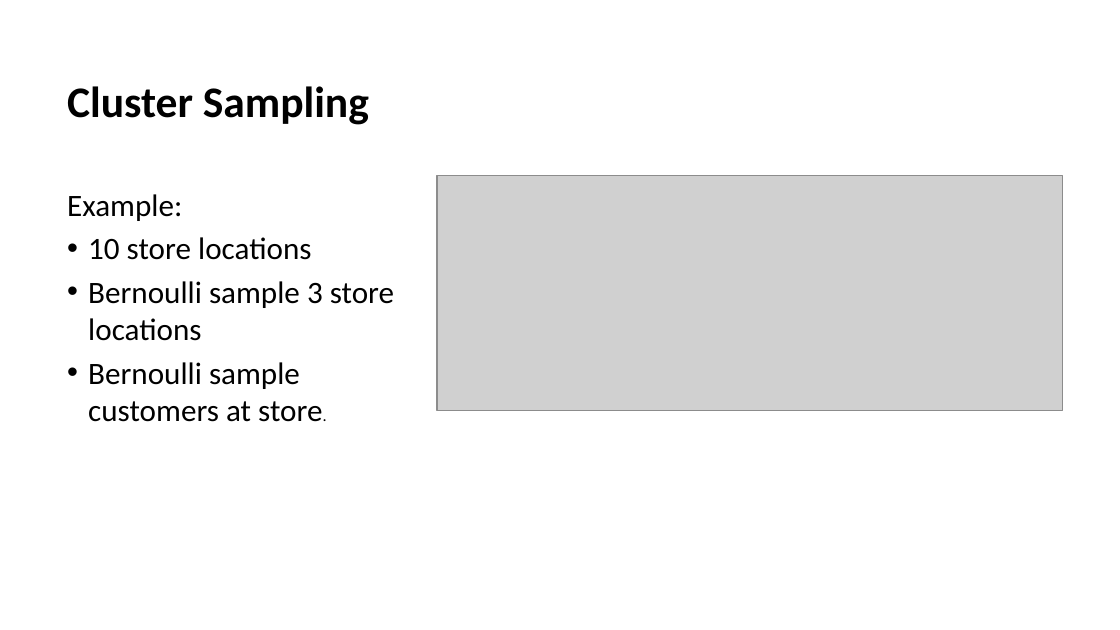
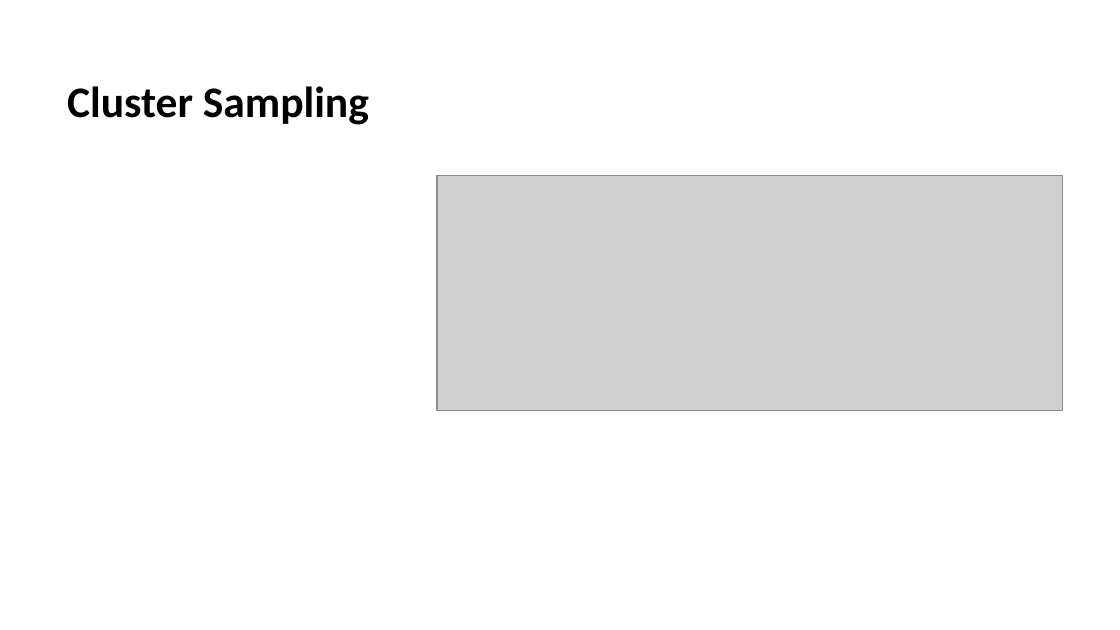
Before and after one commit to StephenElston/CSCI-E-83, a slide deck: slide 37 of LectureSlides/04_SamplingAndSimulation.pptx (slide 40 before the commit). Drawn at 1120x630 pixels with LibreOffice and Linux fonts; fonts in the diff are those of the drawing; grey boxes stand for pictures. Boxes give left, top, right and bottom in pixels: in the first picture for what was removed or moved away, otherwise in the second. Text is boxed around its words. In the diff, an @@ line names an element or a change of style, - is before the commit and + after.

```diff
--- a/LectureSlides/04_SamplingAndSimulation.pptx
+++ b/LectureSlides/04_SamplingAndSimulation.pptx
@@ text removed at [67,194,394,422] @@
-Example:
-• 10 store locations
-• Bernoulli sample 3 store locations
-• Bernoulli sample customers at store.
```
Also in this commit, not shown: 9 other slides changed, 5 slides added, 7 slides removed.
